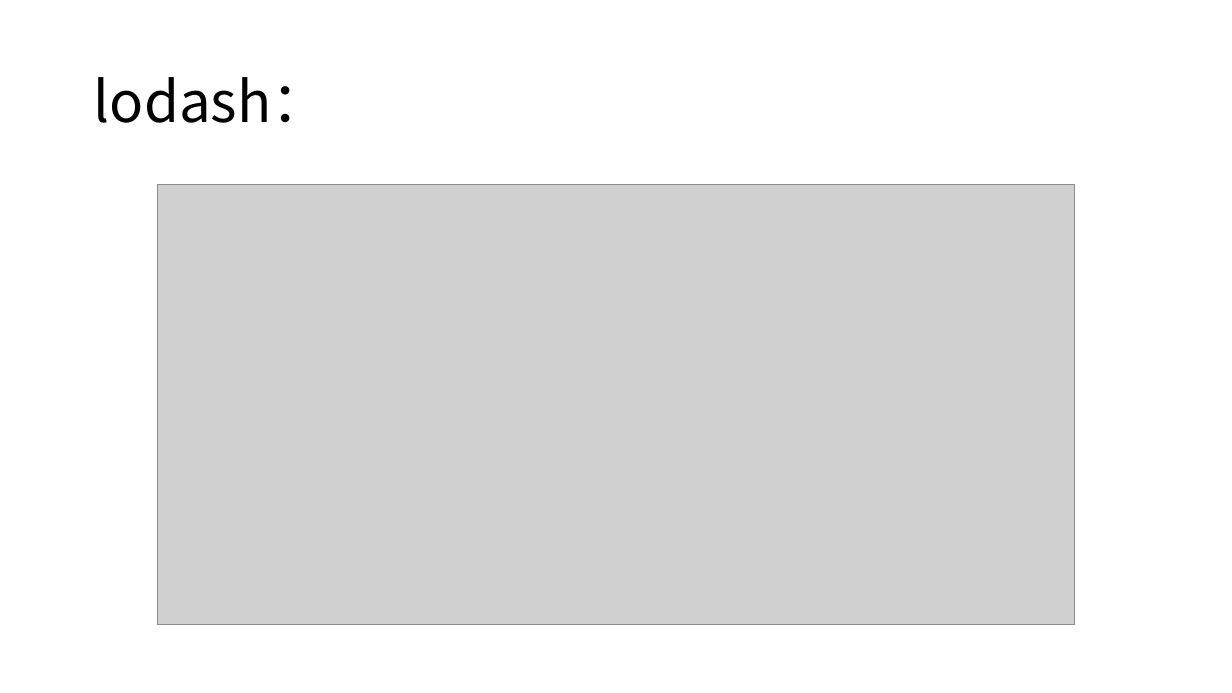
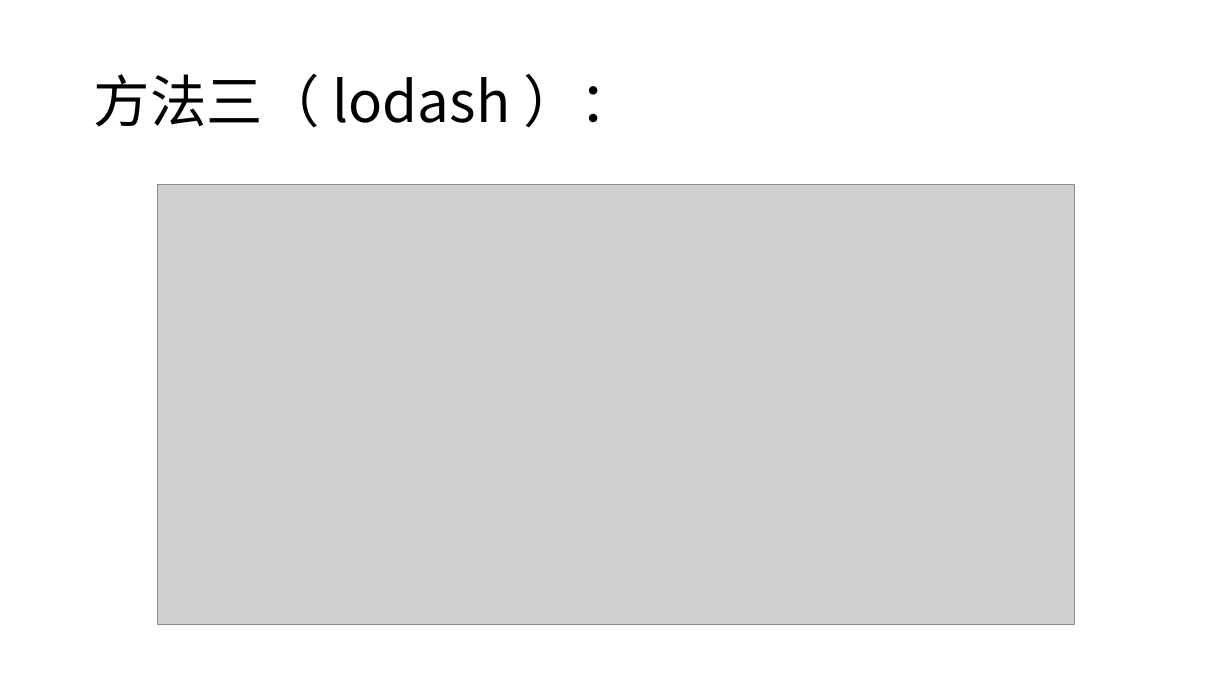
Before and after one commit to zh-rocco/lazy-evaluation, a slide deck: slide 20 of ppt/lazy-evaluation.pptx. Drawn at 1232x693 pixels with LibreOffice and Linux fonts; fonts in the diff are those of the drawing; grey boxes stand for pictures. Boxes give left, top, right and bottom in pixels: in the first picture for what was removed or moved away, otherwise in the second. Text is boxed around its words. In the diff, an @@ line names an element or a change of style, - is before the commit and + after.

```diff
--- a/ppt/lazy-evaluation.pptx
+++ b/ppt/lazy-evaluation.pptx
@@ title at [94,74,511,128]: text changed @@
-lodash：
+方法三（ lodash ）：
```
Also in this commit, not shown: 5 other slides changed, 5 other files.
